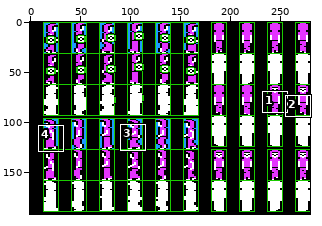
Sprite sheet, stored at games/peasant/sprites_peasant/robe_shield_sprites.png. Above, an overview of the earlier version with the close-up marked.
Close-up. First the earlier version:
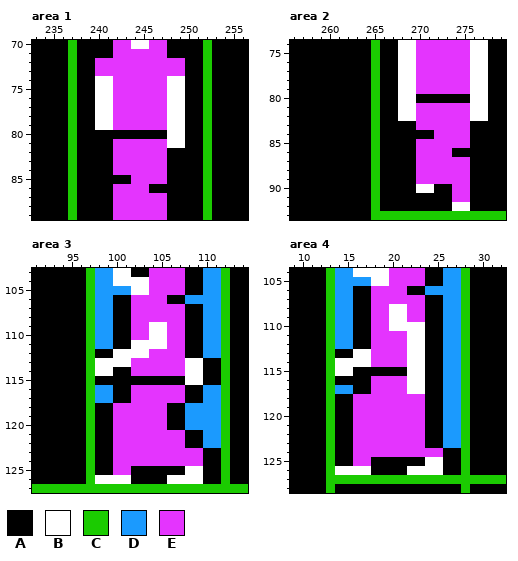
The file is 280x192 pixels. Shown: area 1: x 233..256, y 70..89; area 2: x 256..279, y 74..93; area 3: x 91..114, y 103..127; area 4: x 9..32, y 104..128. The commit also changed other parts of the picture, which this record leaves out.
Palette (. is transparent): A #000000  B #ffffff  C #1bcb01  D #1b9afe  E #e434fe
Pixels before, area 1, first column x 233:
70 AAAACAAAAEEBBEEAAAACAAAA
71 AAAACAAAAEEEEEEAAAACAAAA
72 AAAACAAEEEEEEEEEEAACAAAA
73 AAAACAAEEEEEEEEEEAACAAAA
74 AAAACAABBEEEEEEBBAACAAAA
75 AAAACAABBEEEEEEBBAACAAAA
76 AAAACAABBEEEEEEBBAACAAAA
77 AAAACAABBEEEEEEBBAACAAAA
78 AAAACAABBEEEEEEBBAACAAAA
79 AAAACAABBEEEEEEBBAACAAAA
80 AAAACAAAAAAAAAABBAACAAAA
81 AAAACAAAAEEEEEEBBAACAAAA
82 AAAACAAAAEEEEEEAAAACAAAA
83 AAAACAAAAEEEEEEAAAACAAAA
84 AAAACAAAAEEEEEEAAAACAAAA
85 AAAACAAAAAAEEEEAAAACAAAA
86 AAAACAAAAEEEEAAAAAACAAAA
87 AAAACAAAAEEEEEEAAAACAAAA
88 AAAACAAAAEEEEEEAAAACAAAA
89 AAAACAAAAEEEEEEAAAACAAAA
Pixels before, area 2, first column x 256:
74 AAAAAAAAACAABBEEEEEEBBAA
75 AAAAAAAAACAABBEEEEEEBBAA
76 AAAAAAAAACAABBEEEEEEBBAA
77 AAAAAAAAACAABBEEEEEEBBAA
78 AAAAAAAAACAABBEEEEEEBBAA
79 AAAAAAAAACAABBEEEEEEBBAA
80 AAAAAAAAACAABBAAAAAABBAA
81 AAAAAAAAACAABBEEEEEEBBAA
82 AAAAAAAAACAABBEEEEEEBBAA
83 AAAAAAAAACAAAAEEEEEEAAAA
84 AAAAAAAAACAAAAAAEEEEAAAA
85 AAAAAAAAACAAAAEEEEEEAAAA
86 AAAAAAAAACAAAAEEEEAAAAAA
87 AAAAAAAAACAAAAEEEEEEAAAA
88 AAAAAAAAACAAAAEEEEEEAAAA
89 AAAAAAAAACAAAAEEEEEEAAAA
90 AAAAAAAAACAAAABBAAEEAAAA
91 AAAAAAAAACAAAAAAAAEEAAAA
92 AAAAAAAAACAAAAAAAABBAAAA
93 AAAAAAAAACCCCCCCCCCCCCCC
Pixels before, area 3, first column x 91:
103 AAAAAACDDBBAAEEEEAADDCAA
104 AAAAAACDDBBBBEEEEAADDCAA
105 AAAAAACDDDDBBEEEEAADDCAA
106 AAAAAACDDAAEEEEAADDDDCAA
107 AAAAAACDDAAEEEEEEAADDCAA
108 AAAAAACDDAAEEEEEEAADDCAA
109 AAAAAACDDAAEEBBEEAADDCAA
110 AAAAAACDDAAEEBBEEAADDCAA
111 AAAAAACDDAABBBBEEAADDCAA
112 AAAAAACAABBBBEEEEAADDCAA
113 AAAAAACBBBBEEEEEEBBAACAA
114 AAAAAACBBAAEEEEEEBBAACAA
115 AAAAAACAAAAAAAAAABBAACAA
116 AAAAAACDDAAEEEEEEAADDCAA
117 AAAAAACDDAAEEEEEEAADDCAA
118 AAAAAACAAEEEEEEAADDDDCAA
119 AAAAAACAAEEEEEEAADDDDCAA
120 AAAAAACAAEEEEEEAADDDDCAA
121 AAAAAACAAEEEEEEEEAADDCAA
122 AAAAAACAAEEEEEEEEAADDCAA
123 AAAAAACAAEEEEEEEEEEAACAA
124 AAAAAACAAEEEEEEEEEEAACAA
125 AAAAAACAAEEAAAAAABBAACAA
126 AAAAAACBBBBAAAABBBBAACAA
127 CCCCCCCCCCCCCCCCCCCCCCCC
Pixels before, area 4, first column x 9:
104 AAAACDDBBBBEEEEAADDCAAAA
105 AAAACDDDDBBEEEEAADDCAAAA
106 AAAACDDAAEEEEAADDDDCAAAA
107 AAAACDDAAEEEEEEAADDCAAAA
108 AAAACDDAAEEBBEEAADDCAAAA
109 AAAACDDAAEEBBEEAADDCAAAA
110 AAAACDDAAEEBBBBAADDCAAAA
111 AAAACDDAAEEEEBBAADDCAAAA
112 AAAACDDAAEEEEBBAADDCAAAA
113 AAAACAABBEEEEBBAADDCAAAA
114 AAAACBBBBEEEEBBAADDCAAAA
115 AAAACBBAAAAAABBAADDCAAAA
116 AAAACAAAAEEEEBBAADDCAAAA
117 AAAACDDAAEEEEBBAADDCAAAA
118 AAAACAAEEEEEEEEAADDCAAAA
119 AAAACAAEEEEEEEEAADDCAAAA
120 AAAACAAEEEEEEEEAADDCAAAA
121 AAAACAAEEEEEEEEAADDCAAAA
122 AAAACAAEEEEEEEEAADDCAAAA
123 AAAACAAEEEEEEEEAADDCAAAA
124 AAAACAAEEEEEEEEEEAACAAAA
125 AAAACAAEEAAAAAABBAACAAAA
126 AAAACBBBBAAAABBBBAACAAAA
127 AAAACCCCCCCCCCCCCCCCCCCC
128 AAAACAAAAAAAAAAAAAACAAAA
After the commit:
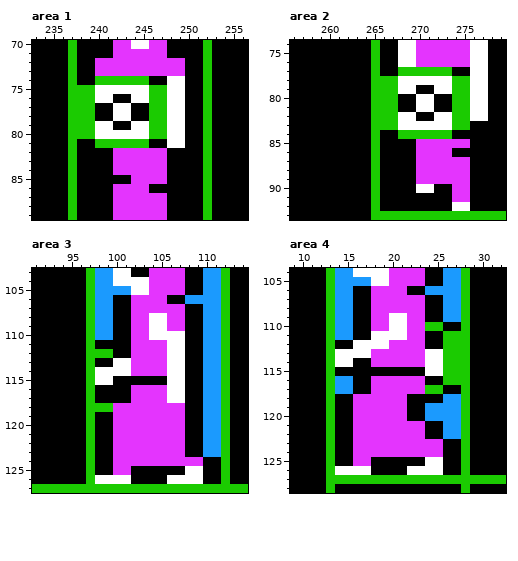
Difference:
{"where": "area 1"}
{"y":74,"x":240,"old":"BBEEEEEE","new":"CCCCCCAA"}
{"y":75,"x":238,"old":"AA","new":"CC"}
{"y":75,"x":242,"old":"EEEEEE","new":"BBBBCC"}
{"y":76,"x":238,"old":"AA","new":"CC"}
{"y":76,"x":242,"old":"EEEEEE","new":"AABBCC"}
{"y":77,"x":238,"old":"AABBEEEEEE","new":"CCAABBAACC"}
{"y":78,"x":238,"old":"AABBEEEEEE","new":"CCAABBAACC"}
{"y":79,"x":238,"old":"AA","new":"CC"}
{"y":79,"x":242,"old":"EEEEEE","new":"AABBCC"}
{"y":80,"x":238,"old":"AAAAAAAAAA","new":"CCBBBBBBCC"}
{"y":81,"x":240,"old":"AAEEEEEE","new":"CCCCCCAA"}
{"where": "area 2"}
{"y":77,"x":268,"old":"BBEEEEEE","new":"CCCCCCAA"}
{"y":78,"x":266,"old":"AA","new":"CC"}
{"y":78,"x":270,"old":"EEEEEE","new":"BBBBCC"}
{"y":79,"x":266,"old":"AA","new":"CC"}
{"y":79,"x":270,"old":"EEEEEE","new":"AABBCC"}
{"y":80,"x":266,"old":"AABBAA","new":"CCAABB"}
{"y":80,"x":274,"old":"AA","new":"CC"}
{"y":81,"x":266,"old":"AABBEEEEEE","new":"CCAABBAACC"}
{"y":82,"x":266,"old":"AA","new":"CC"}
{"y":82,"x":270,"old":"EEEEEE","new":"AABBCC"}
{"y":83,"x":266,"old":"AAAAEEEEEE","new":"CCBBBBBBCC"}
{"y":84,"x":268,"old":"AAAAEEEE","new":"CCCCCCAA"}
{"where": "area 3"}
{"y":108,"x":104,"old":"EE","new":"BB"}
{"y":110,"x":106,"old":"EE","new":"BB"}
{"y":111,"x":98,"old":"DD","new":"AA"}
{"y":111,"x":102,"old":"BBBBEE","new":"EEEEBB"}
{"y":112,"x":98,"old":"AABBBB","new":"CCAAEE"}
{"y":112,"x":106,"old":"EE","new":"BB"}
{"y":113,"x":98,"old":"BB","new":"AA"}
{"y":113,"x":106,"old":"EEBBAA","new":"BBAADD"}
{"y":114,"x":100,"old":"AA","new":"BB"}
{"y":114,"x":106,"old":"EEBBAA","new":"BBAADD"}
{"y":115,"x":98,"old":"AA","new":"BB"}
{"y":115,"x":106,"old":"AABBAA","new":"BBAADD"}
{"y":116,"x":98,"old":"DD","new":"AA"}
{"y":116,"x":106,"old":"EE","new":"BB"}
{"y":117,"x":98,"old":"DD","new":"AA"}
{"y":117,"x":106,"old":"EE","new":"BB"}
{"y":118,"x":98,"old":"AA","new":"CC"}
{"y":118,"x":106,"old":"AADD","new":"EEAA"}
{"y":119,"x":106,"old":"AADD","new":"EEAA"}
{"y":120,"x":106,"old":"AADD","new":"EEAA"}
{"y":123,"x":108,"old":"EEAA","new":"AADD"}
{"where": "area 4"}
{"y":108,"x":20,"old":"BB","new":"EE"}
{"y":110,"x":22,"old":"BBAADD","new":"EECCAA"}
{"y":111,"x":18,"old":"EEEEBB","new":"BBBBEE"}
{"y":111,"x":26,"old":"DD","new":"CC"}
{"y":112,"x":14,"old":"DDAAEE","new":"AABBBB"}
{"y":112,"x":22,"old":"BB","new":"EE"}
{"y":112,"x":26,"old":"DD","new":"CC"}
{"y":113,"x":14,"old":"AA","new":"BB"}
{"y":113,"x":22,"old":"BBAADD","new":"EEBBCC"}
{"y":114,"x":16,"old":"BB","new":"AA"}
{"y":114,"x":22,"old":"BBAADD","new":"EEBBCC"}
{"y":115,"x":14,"old":"BB","new":"AA"}
{"y":115,"x":22,"old":"BBAADD","new":"AABBCC"}
{"y":116,"x":14,"old":"AA","new":"DD"}
{"y":116,"x":22,"old":"BB","new":"EE"}
{"y":116,"x":26,"old":"DD","new":"CC"}
{"y":117,"x":22,"old":"BBAADD","new":"EECCAA"}
{"y":118,"x":22,"old":"EE","new":"AA"}
{"y":119,"x":22,"old":"EEAA","new":"AADD"}
{"y":120,"x":22,"old":"EEAA","new":"AADD"}
{"y":123,"x":24,"old":"AADD","new":"EEAA"}
{"label":"changed","picture_box":[77,76,167,148]}
{"label":"changed","picture_box":[380,67,470,139]}
{"label":"changed","picture_box":[95,313,221,457]}
{"label":"changed","picture_box":[335,304,461,448]}
